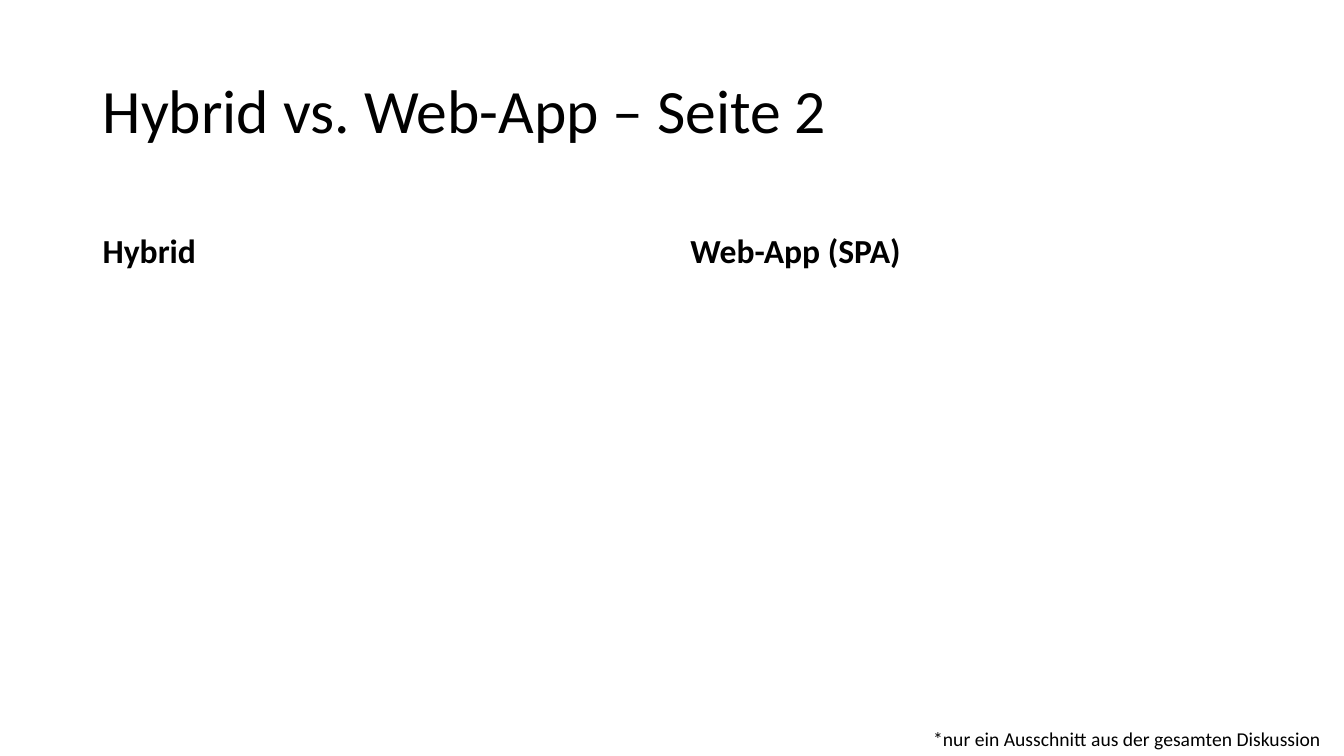
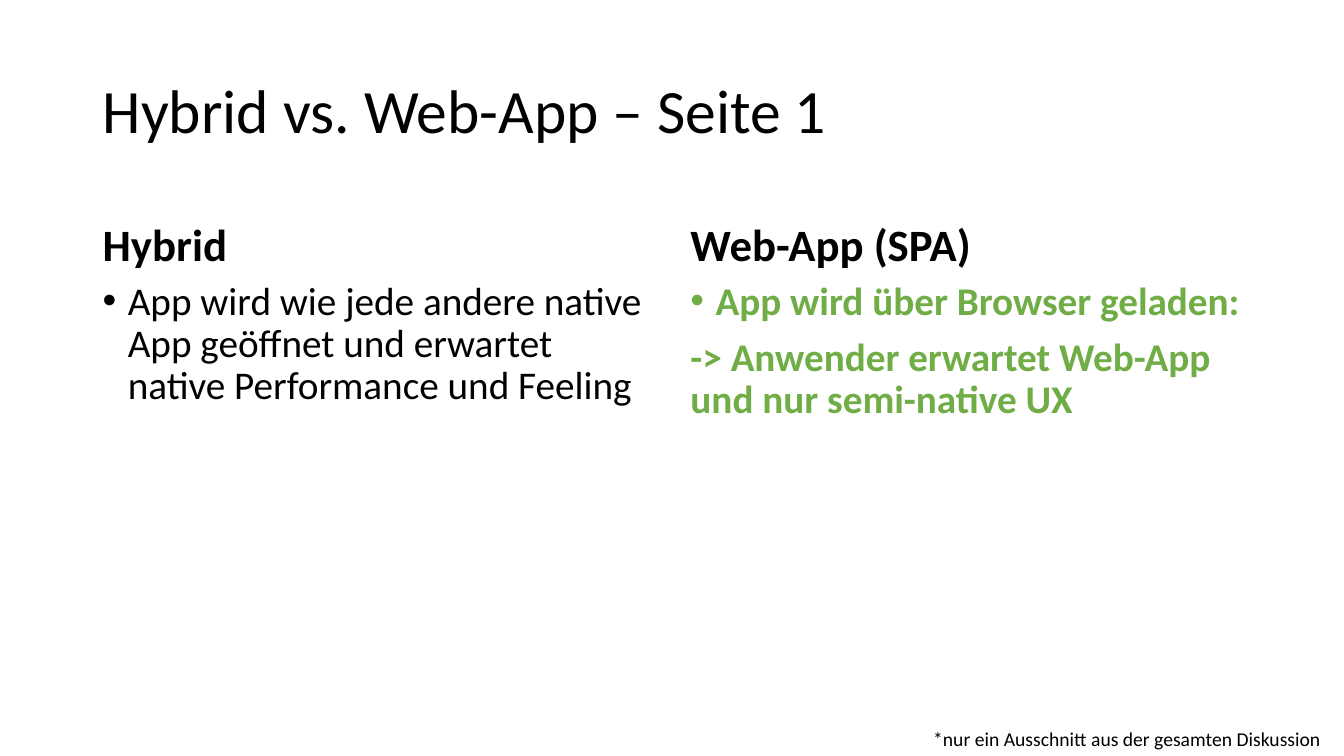
Before and after one commit to juliuskosf/stpauli, a slide deck: slide 5 of projectmanagement/Hybrid vs. SPA.pptx. Drawn at 1344x756 pixels with LibreOffice and Linux fonts; fonts in the diff are those of the drawing. Boxes give left, top, right and bottom in pixels: in the first picture for what was removed or moved away, otherwise in the second. Text is boxed around its words. In the diff, an @@ line names an element or a change of style, - is before the commit and + after.

Commit message:
Updated Hybrid Apps slides

```diff
--- a/projectmanagement/Hybrid vs. SPA.pptx
+++ b/projectmanagement/Hybrid vs. SPA.pptx
@@ title at (103, 90, 826, 143): text changed @@
-Hybrid vs. Web-App – Seite 2
+Hybrid vs. Web-App – Seite 1
@@ text "Hybrid" at (103, 229, 227, 268): size 24 to 32 pt @@
@@ text "Web-App (SPA)" at (690, 228, 971, 268): size 24 to 32 pt @@
@@ text added at (128, 287, 642, 406), 28 pt, text #000000 @@
+• App wird wie jede andere native App geöffnet und erwartet native Performance und Feeling
@@ text added at (690, 287, 1239, 414), 28 pt, text #70AD47, bold @@
+• App wird über Browser geladen:
+-> Anwender erwartet Web-App und nur semi-native UX
```
Also in this commit, not shown: 2 other slides changed, 2 other files.
